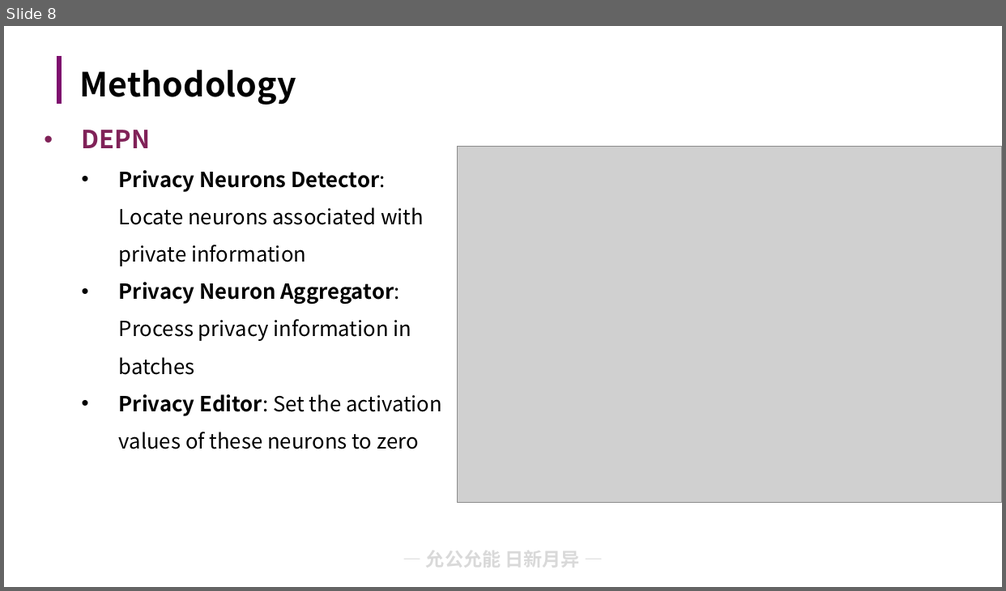
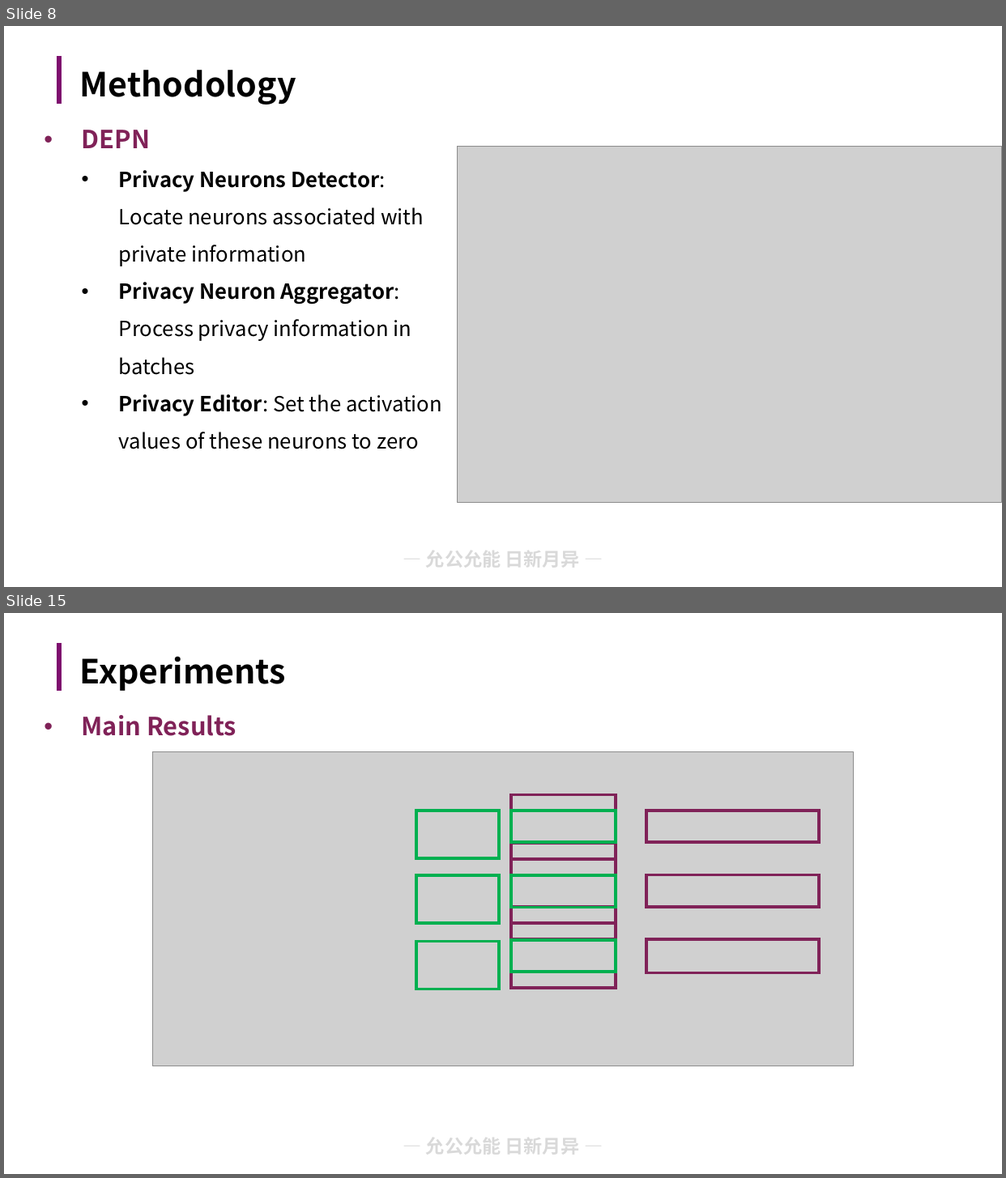
Before and after one commit to lxmliu2002/Data_Security, a slide deck: lab7/report/slides.pptx. Shown one above the other, each under a label of ours: slide 8 before the commit, slides 8 and 15 after it; the slides between them are not shown. The pictures are 1006x591 and 1006x1178 pixels, drawn with LibreOffice and Linux fonts; fonts in the diff are those of the drawing; grey boxes stand for pictures; background and template pictures are left out. Boxes give left, top, right and bottom in pixels: in the first picture for what was removed or moved away, otherwise in the second. Text is boxed around its words. In the diff, an @@ line names an element or a change of style, - is before the commit and + after.

```diff
--- a/lab7/report/slides.pptx
+++ b/lab7/report/slides.pptx
@@ slide 15 added at bbox=[4, 613, 1002, 1174], background #FFFFFF; not listed: 2 template elements that a slide beside it also shows @@
@@ title added at bbox=[80, 656, 286, 691], 32 pt, text #000000, bold @@
+Experiments
@@ text added at bbox=[82, 715, 236, 736], 24 pt, text #802258, bold @@
+• Main Results
@@ picture added at bbox=[153, 752, 854, 1066] @@
@@ rectangle added at bbox=[416, 811, 499, 858], outline #00B050 3 pt @@
@@ rectangle added at bbox=[512, 811, 616, 842], outline #00B050 3 pt @@
@@ rectangle added at bbox=[646, 811, 819, 842], outline #802258 3 pt @@
@@ rectangle added at bbox=[416, 875, 499, 924], outline #00B050 3 pt @@
@@ rectangle added at bbox=[512, 875, 616, 907], outline #00B050 3 pt @@
@@ rectangle added at bbox=[646, 875, 819, 907], outline #802258 3 pt @@
@@ rectangle added at bbox=[416, 942, 499, 990], outline #00B050 3 pt @@
@@ rectangle added at bbox=[512, 940, 616, 972], outline #00B050 3 pt @@
@@ rectangle added at bbox=[646, 939, 819, 973], outline #802258 3 pt @@
@@ group added at bbox=[512, 795, 616, 987]: 6 rectangles @@
```
Also in this commit, not shown: 2 slides changed, 7 other slides added, 2 slides removed.
